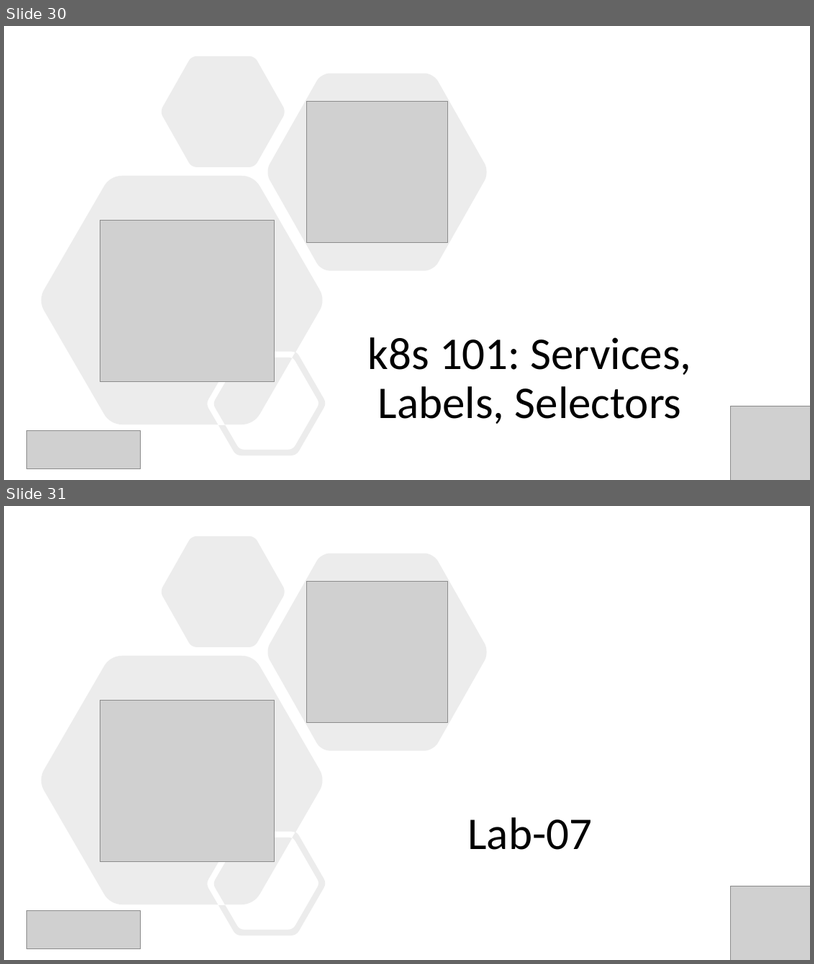
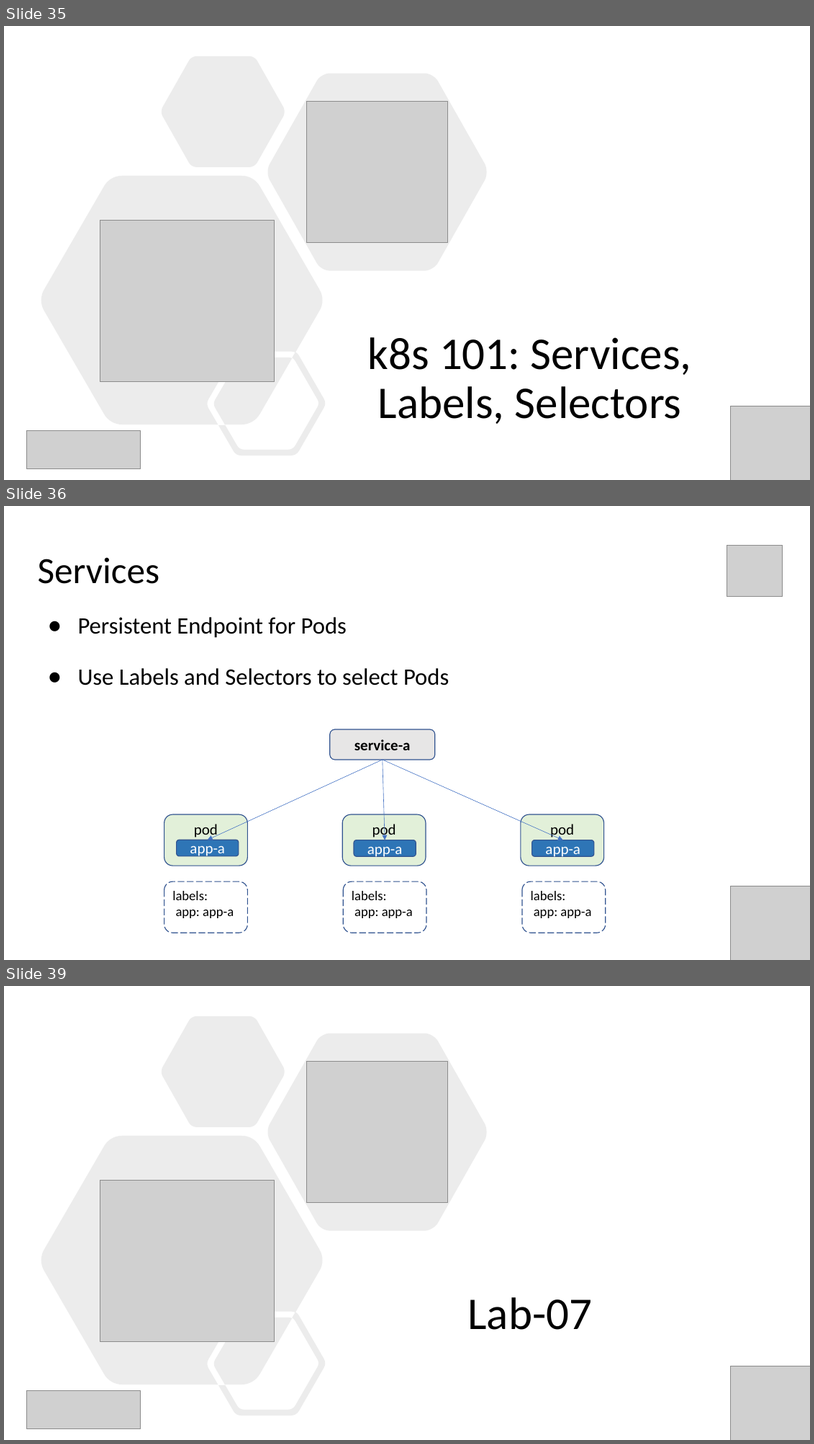
Before and after one commit to evgenyb/aks-workshops, a slide deck: 01-aks-and-k8s-101/slides/Introduction to AKS.pptx. Shown one above the other, each under a label of ours: slides 30 and 31 before the commit, slides 35, 36 and 39 after it; the slides between them are not shown. The pictures are 814x964 and 814x1444 pixels, drawn with LibreOffice and Linux fonts; fonts in the diff are those of the drawing; grey boxes stand for pictures. Boxes give left, top, right and bottom in pixels: in the first picture for what was removed or moved away, otherwise in the second. Text is boxed around its words. In the diff, an @@ line names an element or a change of style, - is before the commit and + after.

```diff
--- a/01-aks-and-k8s-101/slides/Introduction to AKS.pptx
+++ b/01-aks-and-k8s-101/slides/Introduction to AKS.pptx
@@ slide 36 added at box(4, 506, 810, 960), background #FFFFFF @@
@@ picture added at box(728, 546, 783, 597) @@
@@ title added at box(38, 557, 160, 584), 44 pt, text #000000 @@
+Services
@@ text added at box(78, 617, 449, 685), 28 pt, text #000000 @@
+● Persistent Endpoint for Pods
+● Use Labels and Selectors to select Pods
@@ rounded rectangle added at box(330, 729, 435, 759), fill #E7E6E6, outline #325491 1 pt, 18 pt, text #000000, bold @@
+service-a
@@ arrow added from (383, 759) to (208, 840), #4472C4 0.5 pt @@
@@ arrow added from (383, 759) to (563, 840), #4472C4 0.5 pt @@
@@ arrow added from (383, 759) to (385, 840), #4472C4 0.5 pt @@
@@ rounded rectangle added at box(165, 815, 248, 866), fill #E2F0D9, outline #325491 1 pt, 18 pt, text #000000 @@
+pod
@@ rounded rectangle added at box(343, 815, 426, 866), fill #E2F0D9, outline #325491 1 pt, 18 pt, text #000000 @@
+pod
@@ rounded rectangle added at box(521, 815, 604, 866), fill #E2F0D9, outline #325491 1 pt, 18 pt, text #000000 @@
+pod
@@ rounded rectangle added at box(176, 840, 239, 856), fill #2E75B6, outline #325491 1 pt, 18 pt, text #FFFFFF @@
+app-a
@@ rounded rectangle added at box(354, 840, 417, 856), fill #2E75B6, outline #325491 1 pt, 18 pt, text #FFFFFF @@
+app-a
@@ rounded rectangle added at box(532, 840, 594, 856), fill #2E75B6, outline #325491 1 pt, 18 pt, text #FFFFFF @@
+app-a
@@ rounded rectangle added at box(165, 881, 248, 932), outline #325491 1 pt dashed, 16 pt, text #000000 @@
+labels:
+app: app-a
@@ rounded rectangle added at box(343, 881, 427, 932), outline #325491 1 pt dashed, 16 pt, text #000000 @@
+labels:
+app: app-a
@@ rounded rectangle added at box(522, 881, 606, 932), outline #325491 1 pt dashed, 16 pt, text #000000 @@
+labels:
+app: app-a
@@ picture added at box(731, 885, 810, 960) @@
@@ what was slide 30 is now slide 35 @@
@@ what was slide 31 is now slide 39 @@
```
Also in this commit, not shown: 1 slide changed, 7 other slides added.
